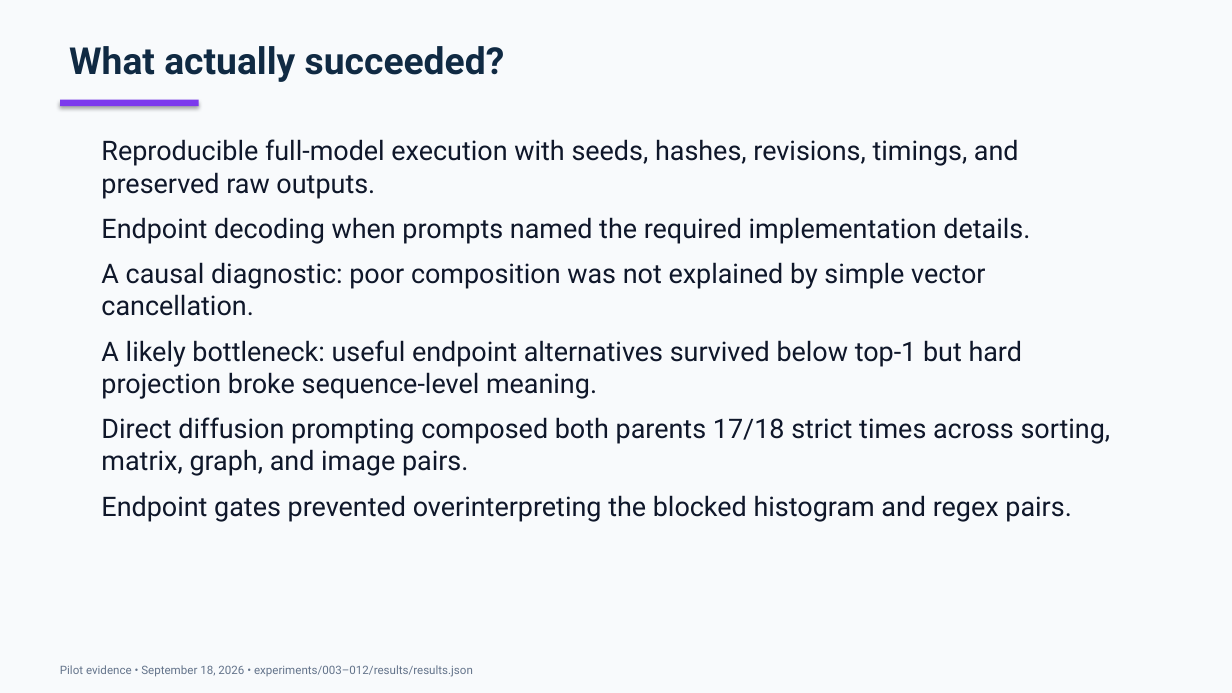
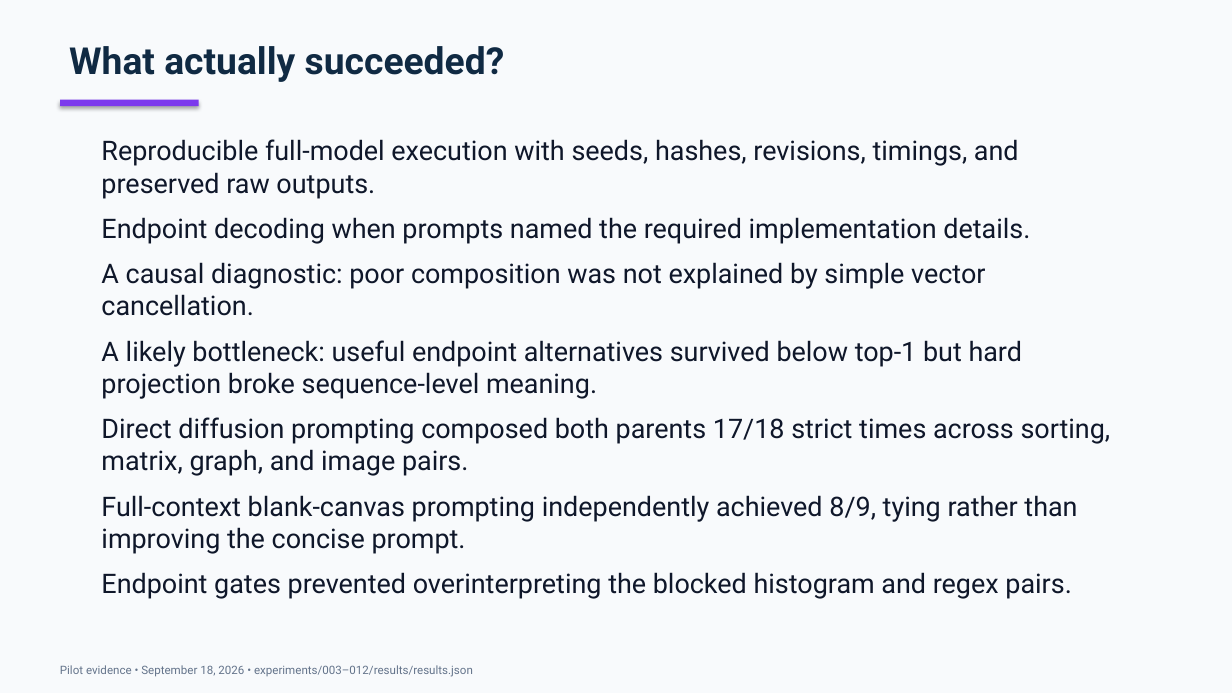
Before and after one commit to akanksha-vishwak/mean-idea, a slide deck: slide 19 of deliverables/presentation.pptx (slide 18 before the commit). Drawn at 1232x693 pixels with LibreOffice and Linux fonts; fonts in the diff are those of the drawing. Boxes give left, top, right and bottom in pixels: in the first picture for what was removed or moved away, otherwise in the second. Text is boxed around its words. In the diff, an @@ line names an element or a change of style, - is before the commit and + after.

```diff
--- a/deliverables/presentation.pptx
+++ b/deliverables/presentation.pptx
@@ text at bbox=[101, 495, 1077, 554]: paragraph added @@
+Full-context blank-canvas prompting independently achieved 8/9, tying rather than improving the concise prompt.
```
Also in this commit, not shown: 5 other slides changed, 1 slide added, 19 other files.
